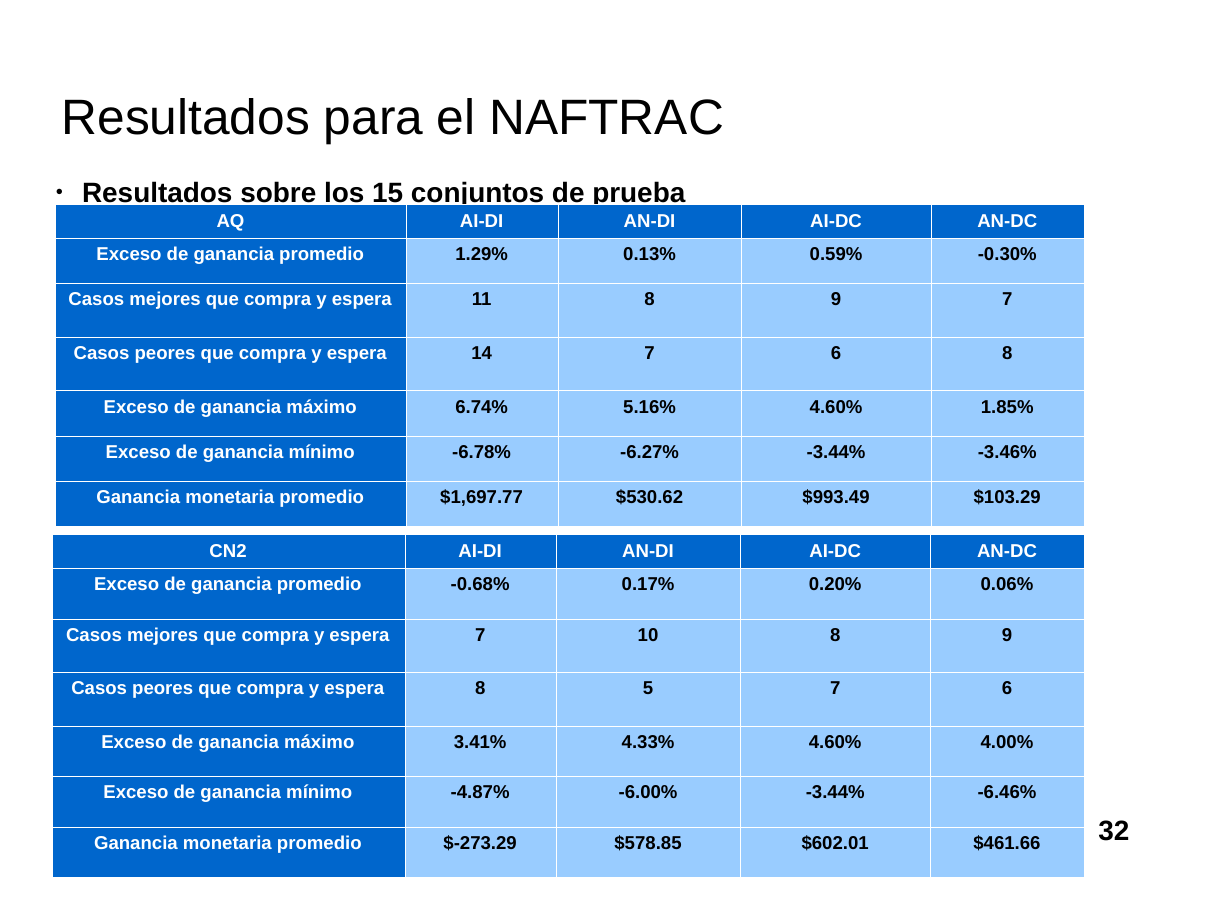
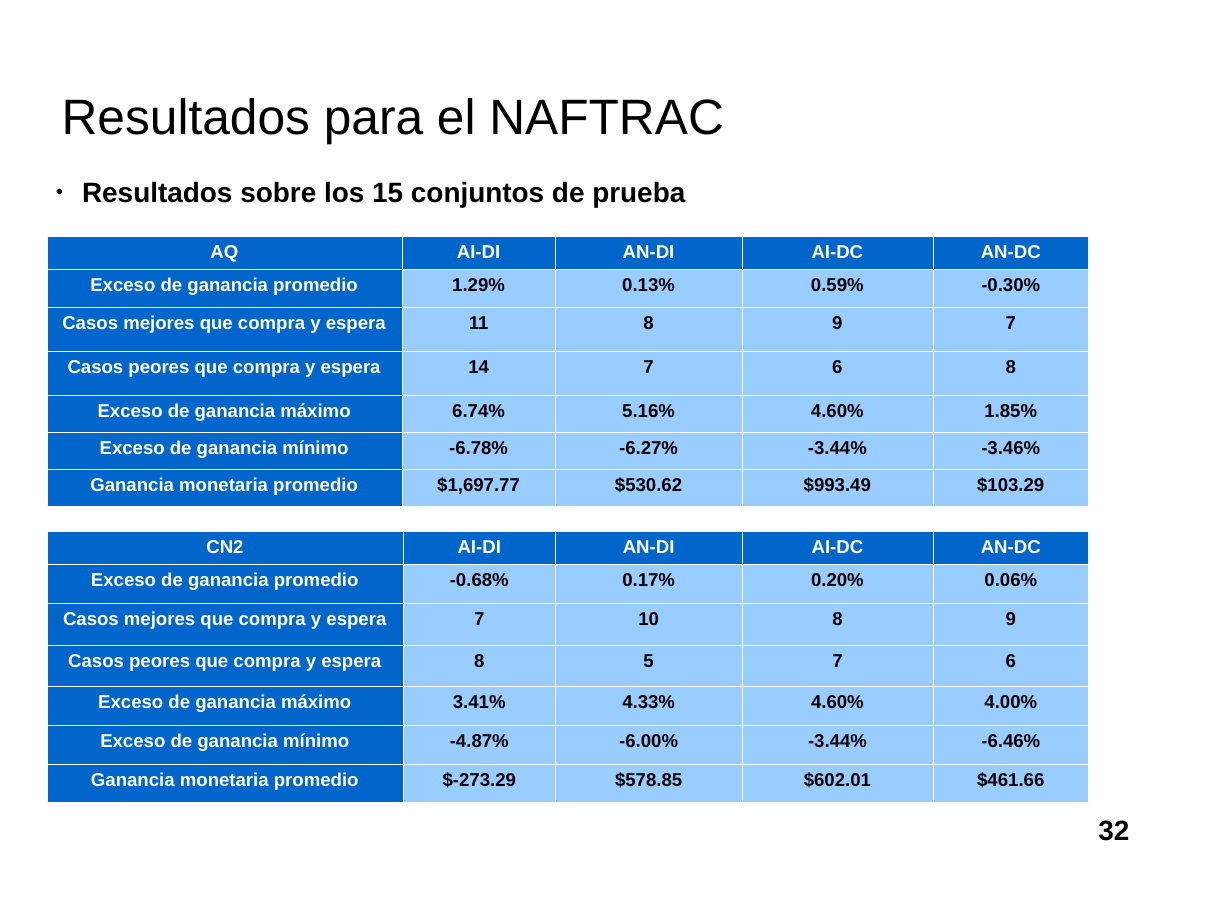
Before and after one commit to davidrmh/Thesis, a slide deck: slide 32 of presentaciones_finales/presentacion_seminario_B19.odp. Drawn at 1232x924 pixels with LibreOffice and Linux fonts; fonts in the diff are those of the drawing; background and template pictures are left out. Boxes give left, top, right and bottom in pixels: in the first picture for what was removed or moved away, otherwise in the second. Text is boxed around its words. In the diff, an @@ line names an element or a change of style, - is before the commit and + after.

Commit message:
Da formato a tablas con resultados experimentales0

```diff
--- a/presentaciones_finales/presentacion_seminario_B19.odp
+++ b/presentaciones_finales/presentacion_seminario_B19.odp
@@ table: place and size @@
-table at <box>55,205,1084,525</box>
+table at <box>47,236,1089,505</box>
@@ table: place and size @@
-table at <box>51,534,1084,876</box>
+table at <box>47,531,1089,802</box>
```
Also in this commit, not shown: 2 other slides changed.
